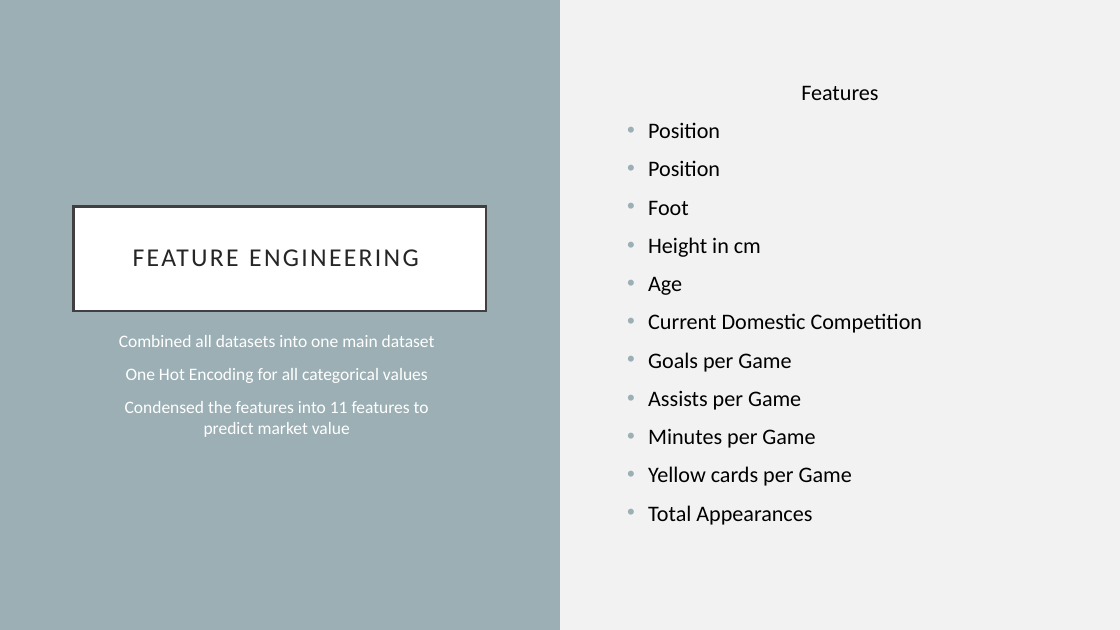
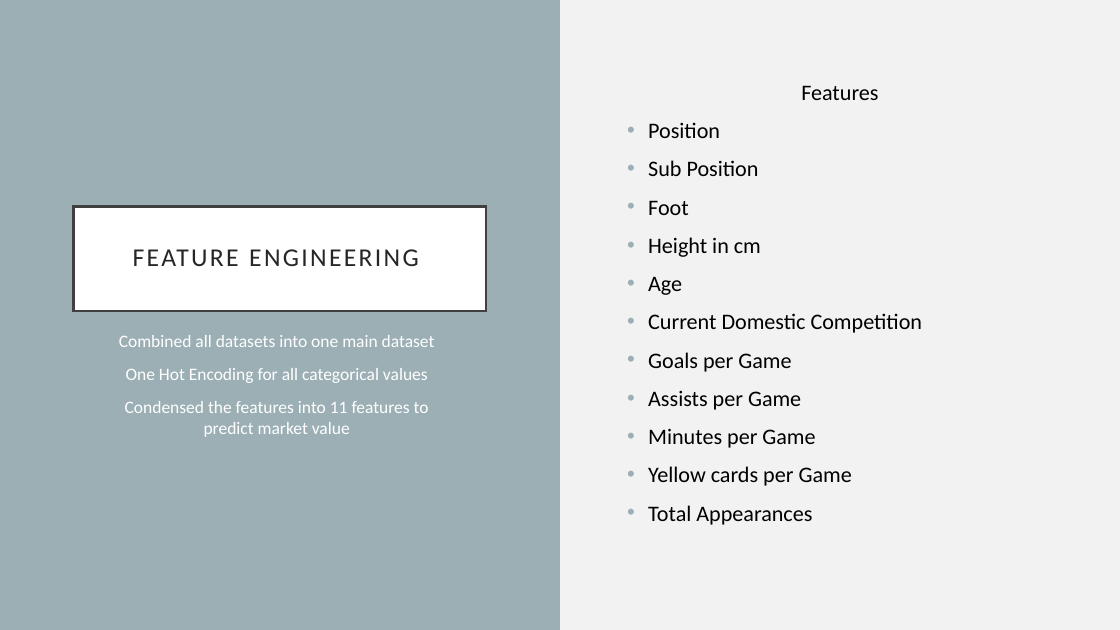
Before and after one commit to uaayub/MarketValuesSoccer, a slide deck: slide 5 of CSC382 Project Presentation.pptx (slide 4 before the commit). Drawn at 1120x630 pixels with LibreOffice and Linux fonts; fonts in the diff are those of the drawing. Boxes give left, top, right and bottom in pixels: in the first picture for what was removed or moved away, otherwise in the second. Text is boxed around its words. In the diff, an @@ line names an element or a change of style, - is before the commit and + after.

```diff
--- a/CSC382 Project Presentation.pptx
+++ b/CSC382 Project Presentation.pptx
@@ text at [648,160,759,176]: text changed @@
-• Position
+• Sub Position
```
Also in this commit, not shown: 3 other slides changed, 3 slides added.
